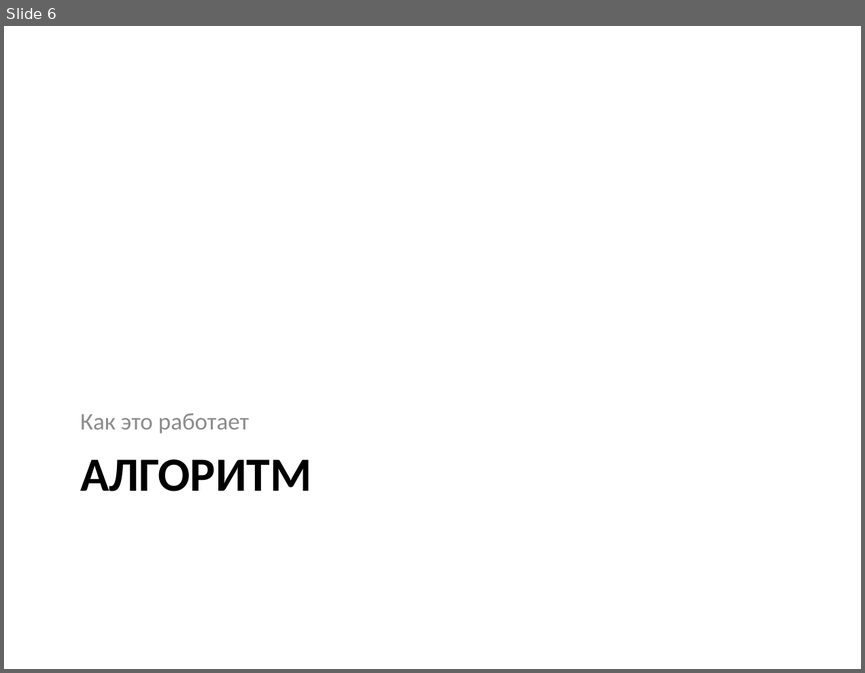
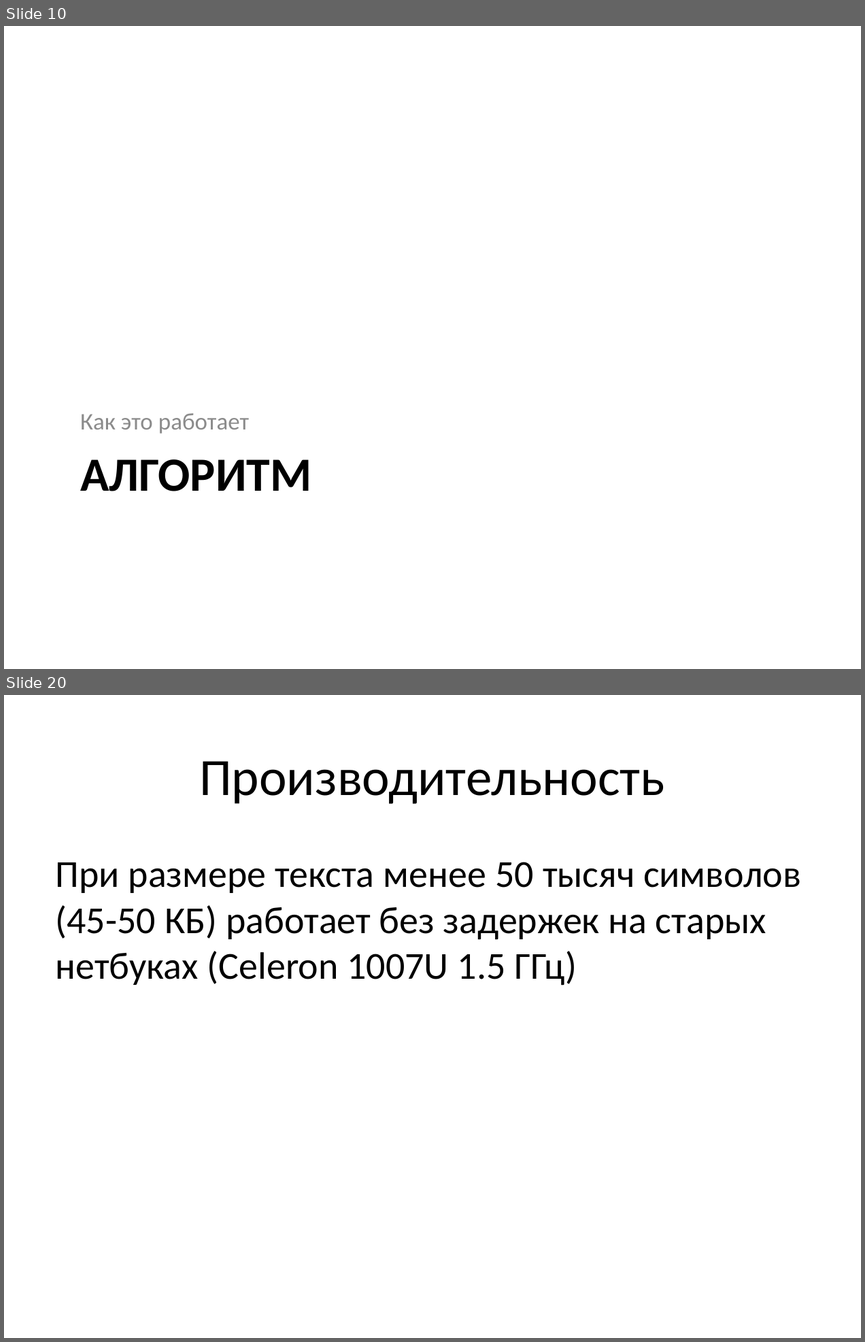
Before and after one commit to mikhail-putilov/archive, a slide deck: ВКР Путилов М.Ю. Презентация.pptx. Shown one above the other, each under a label of ours: slide 6 before the commit, slides 10 and 20 after it; the slides between them are not shown. The pictures are 865x673 and 865x1342 pixels, drawn with LibreOffice and Linux fonts; fonts in the diff are those of the drawing. Boxes give left, top, right and bottom in pixels: in the first picture for what was removed or moved away, otherwise in the second. Text is boxed around its words. In the diff, an @@ line names an element or a change of style, - is before the commit and + after.

```diff
--- a/ВКР Путилов М.Ю. Презентация.pptx
+++ b/ВКР Путилов М.Ю. Презентация.pptx
@@ slide 20 added at box(4, 695, 861, 1338), background #FFFFFF @@
@@ title added at box(199, 761, 664, 804), 44 pt, text #000000 @@
+Производительность
@@ text added at box(56, 862, 801, 985), 32 pt, text #000000 @@
+При размере текста менее 50 тысяч символов (45-50 КБ) работает без задержек на старых нетбуках (Celeron 1007U 1.5 ГГц)
@@ what was slide 6 is now slide 10 @@
```
Also in this commit, not shown: 5 slides changed, 15 other slides added, 20 slides removed, 17 other files.
